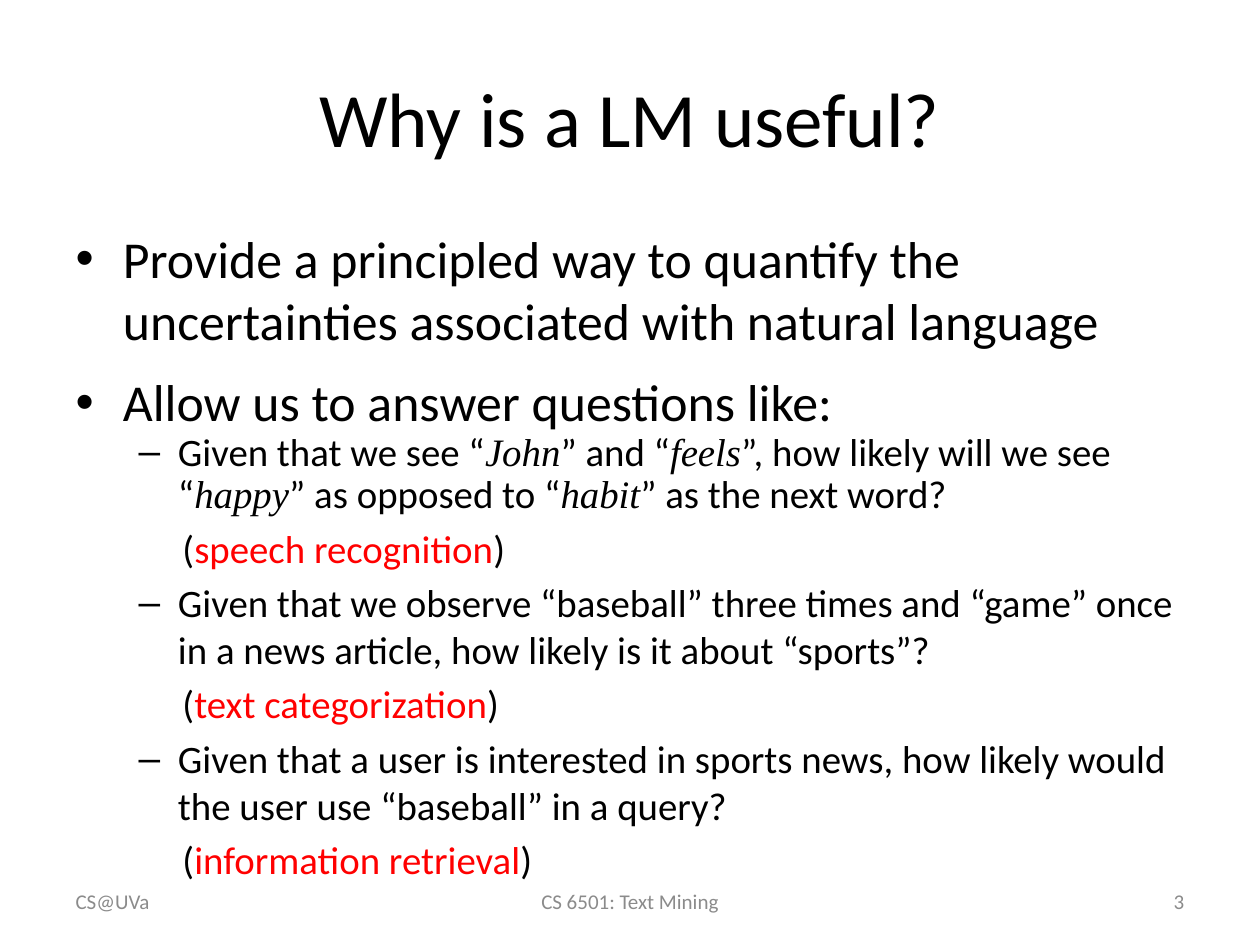
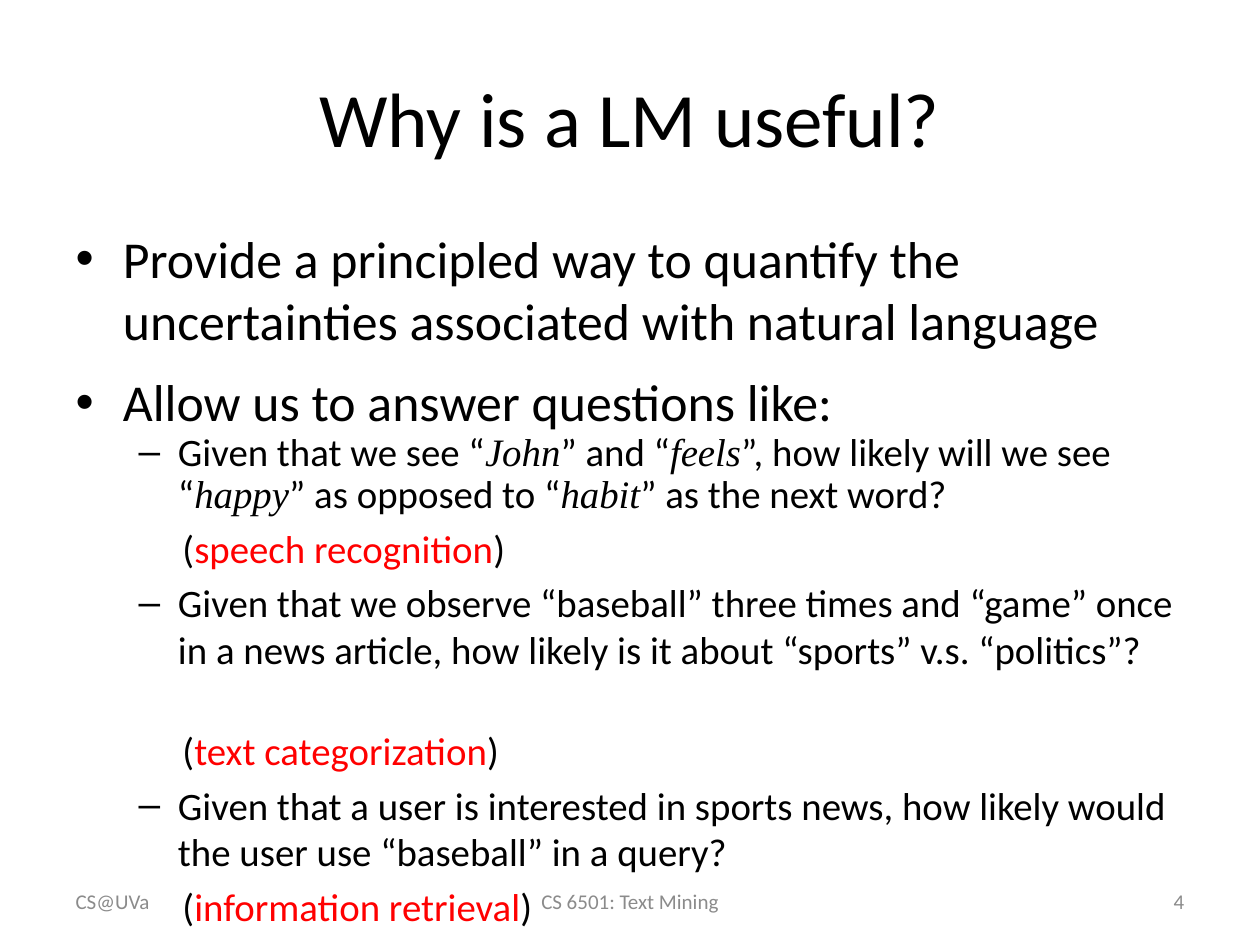
Before and after one commit to wang296/CS6501-Text-Mining, a slide deck: slide 4 of docs/Language Models.pptx (slide 3 before the commit). Drawn at 1260x945 pixels with LibreOffice and Linux fonts; fonts in the diff are those of the drawing. Boxes give left, top, right and bottom in pixels: in the first picture for what was removed or moved away, otherwise in the second. Text is boxed around its words. In the diff, an @@ line names an element or a change of style, - is before the commit and + after.

```diff
--- a/docs/Language Models.pptx
+++ b/docs/Language Models.pptx
@@ text at (178,589,1173,671): text changed @@
-  – Given that we observe “baseball” three times and “game” once in a news article, how likely is it about “sports”?
+  – Given that we observe “baseball” three times and “game” once in a news article, how likely is it about “sports” v.s. “politics”?
@@ page number at (1174,895,1185,909): text changed @@
-3
+4
```
Also in this commit, not shown: 10 other slides changed, 3 slides added, 1 slide removed, 7 other files.
